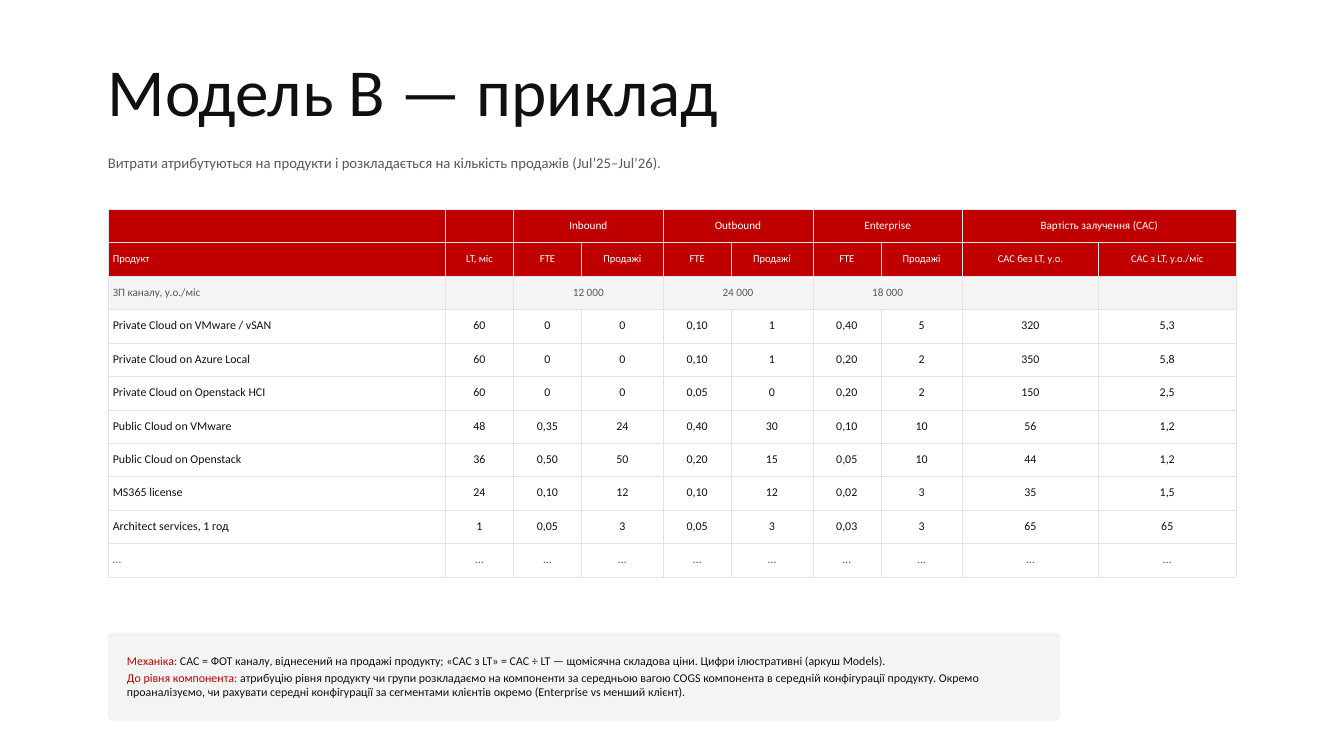
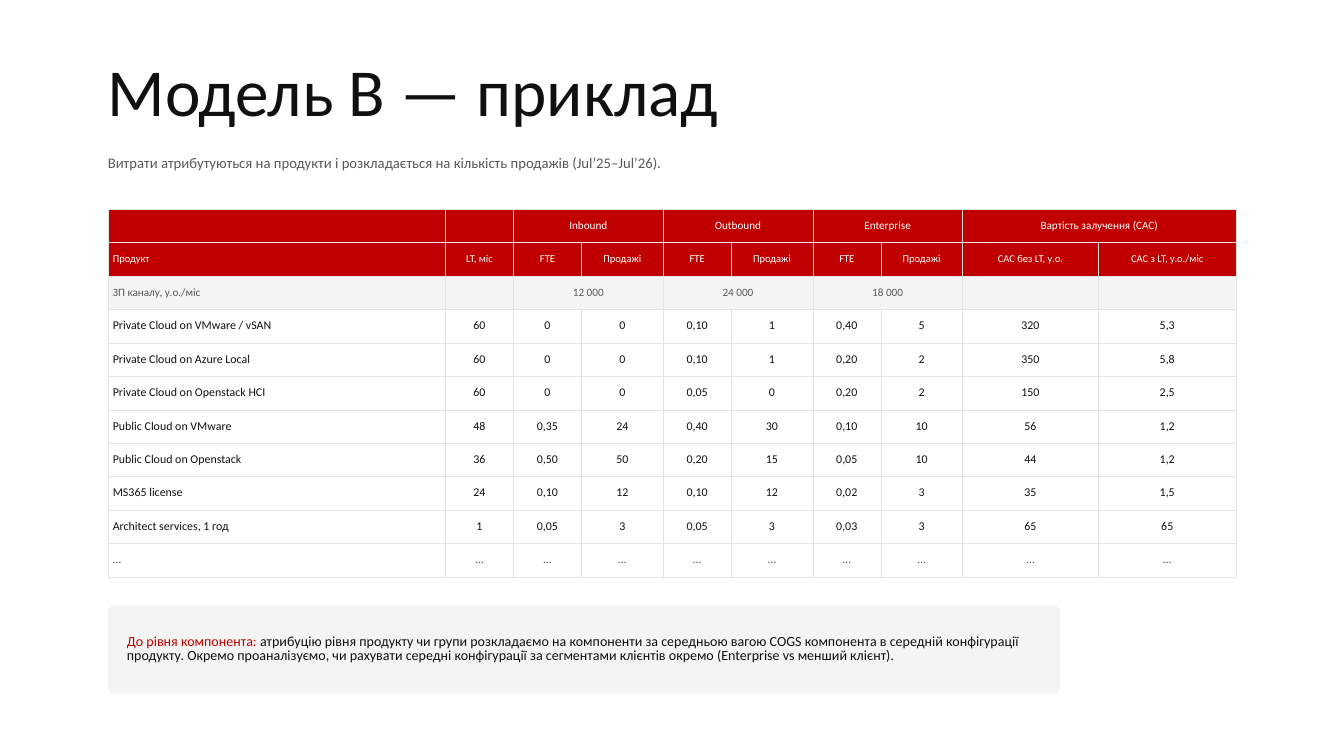
Before and after one commit to alexey-orlov/AO-Personal-OS, a slide deck: slide 10 of context/areas/gigacloud/docs/margin-deck/GigaCloud_Product Margin Plan_27-AUG-2026.pptx. Drawn at 1344x756 pixels with LibreOffice and Linux fonts; fonts in the diff are those of the drawing; background and template pictures are left out. Boxes give left, top, right and bottom in pixels: in the first picture for what was removed or moved away, otherwise in the second. Text is boxed around its words. In the diff, an @@ line names an element or a change of style, - is before the commit and + after.

```diff
--- a/context/areas/gigacloud/docs/margin-deck/GigaCloud_Product Margin Plan_27-AUG-2026.pptx
+++ b/context/areas/gigacloud/docs/margin-deck/GigaCloud_Product Margin Plan_27-AUG-2026.pptx
@@ rounded rectangle "До рівня компонента: атрибуцію рівня ...": place and size @@
-rounded rectangle "До рівня компонента: атрибуцію рівня ..." at (108, 632, 1060, 721)
+rounded rectangle "До рівня компонента: атрибуцію рівня ..." at (108, 605, 1060, 693)
@@ rounded rectangle "До рівня компонента: атрибуцію рівня ..." at (108, 605, 1060, 693): size 17 to 20 pt @@
@@ text in rounded rectangle at (127, 656, 886, 667): paragraph removed @@
-Механіка: CAC = ФОТ каналу, віднесений на продажі продукту; «CAC з LT» = CAC ÷ LT — щомісячна складова ціни. Цифри ілюстративні (аркуш Models).
```
Also in this commit, not shown: 5 other slides changed, 1 other file.
